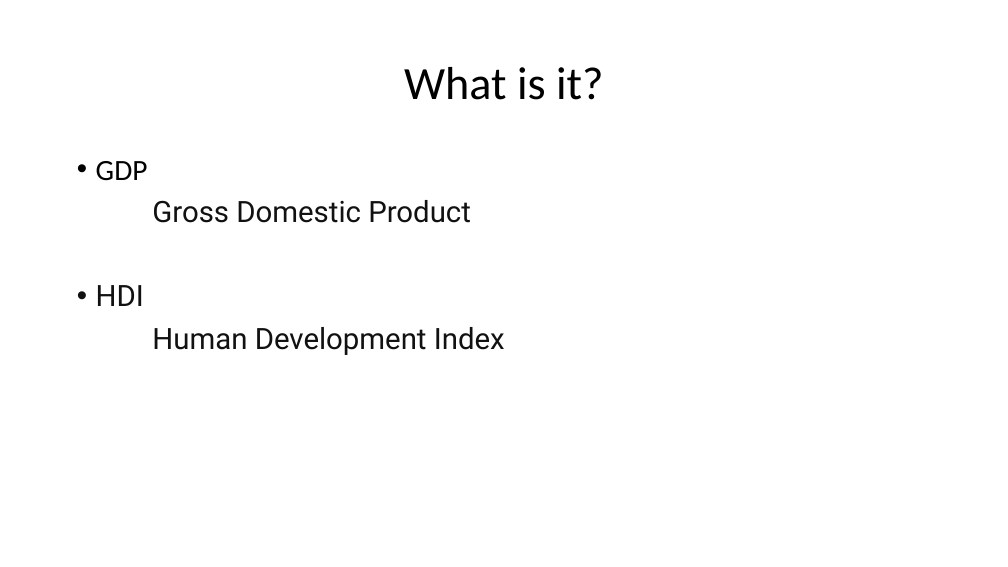
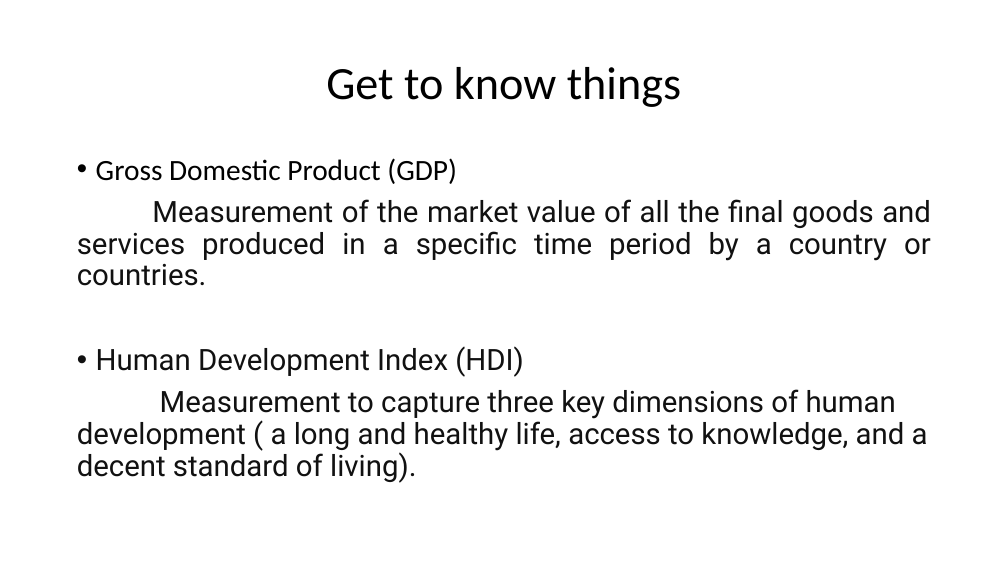
Before and after one commit to HadiSyahputraa/World-WIde-COVID, a slide deck: slide 3 of Final_Report.pptx. Drawn at 1008x567 pixels with LibreOffice and Linux fonts; fonts in the diff are those of the drawing. Boxes give left, top, right and bottom in pixels: in the first picture for what was removed or moved away, otherwise in the second. Text is boxed around its words. In the diff, an @@ line names an element or a change of style, - is before the commit and + after.

```diff
--- a/Final_Report.pptx
+++ b/Final_Report.pptx
@@ title at <box>326,67,681,107</box>: text changed @@
-What is it?
+Get to know things
@@ text at <box>77,158,931,483</box>: text changed @@
-• GDP
-Gross Domestic Product
-• HDI
-Human Development Index
+• Gross Domestic Product (GDP)
+Measurement of the market value of all the final goods and services produced in a specific time period by a country or countries.
+• Human Development Index (HDI)
+Measurement to capture three key dimensions of human development ( a long and healthy life, access to knowledge, and a decent standard of living).
```
Also in this commit, not shown: 1 other slide changed, 9 slides added, 2 slides removed.
